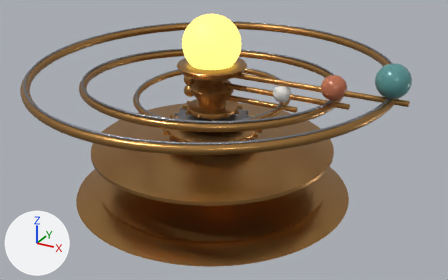
Renders of the glTF model app/src/scenes/orrery/assets/orrery/model.glb from each side of a commit.
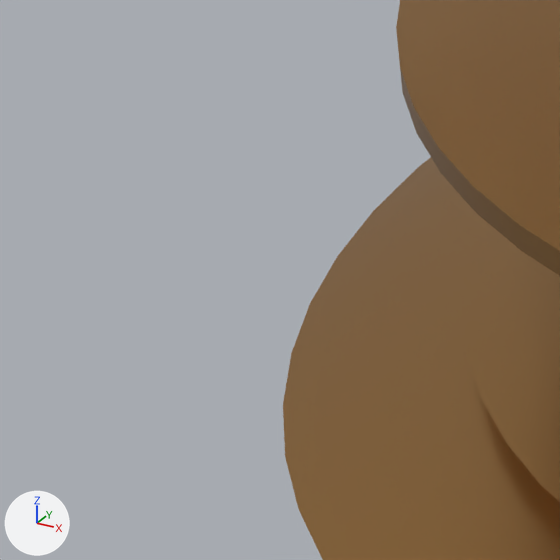
The first picture shows the older version from a camera (50 mm lens) standing at (3.42, -5.93, 3.68) and looking at (0.21, -0.1, 0.77). The close-ups show the older and then the newer version on the part from 9% to 25% of the width and 53% to 78% of the height of that picture. Only the edits that show in the close-ups are written down. Every picture has the same lights, and +X, +Y and +Z are marked at lower left. Where no turn or scale is listed for an object, it has been applied to the vertices.

In view in the first close-up: 'base'.
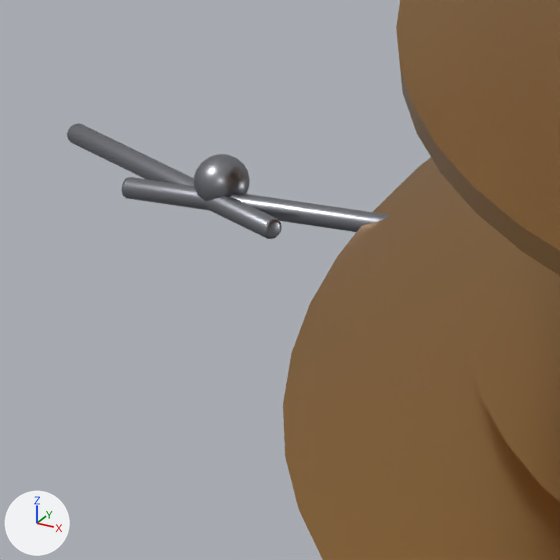
What differs and where, as boxes [x1, y1, x2, y2] in the close-ups (560 x 560 px):
```json
{"object": "prop_caliper", "change": "added", "after": [67, 123, 389, 239]}
```

The change, as JSON lines over the scene's bpy script:
```json
{"op": "add", "block": "me_cylinder_017", "code": ["me_cylinder_017 = bpy.data.meshes.new('Cylinder.017')", "me_cylinder_017.from_pydata(...)  # 462 vertices, 912 faces; spans x -0.271..0.491, y -0.074..0.074, z -0.021..0.069", "me_cylinder_017.materials.append(mat_steel)  # grey #95979e"]}
{"op": "add", "block": "ob_prop_caliper", "code": ["ob_prop_caliper = bpy.data.objects.new('prop_caliper', me_cylinder_017)", "ob_prop_caliper.location = (-1.96, -0.55, 0.026)"]}
```
